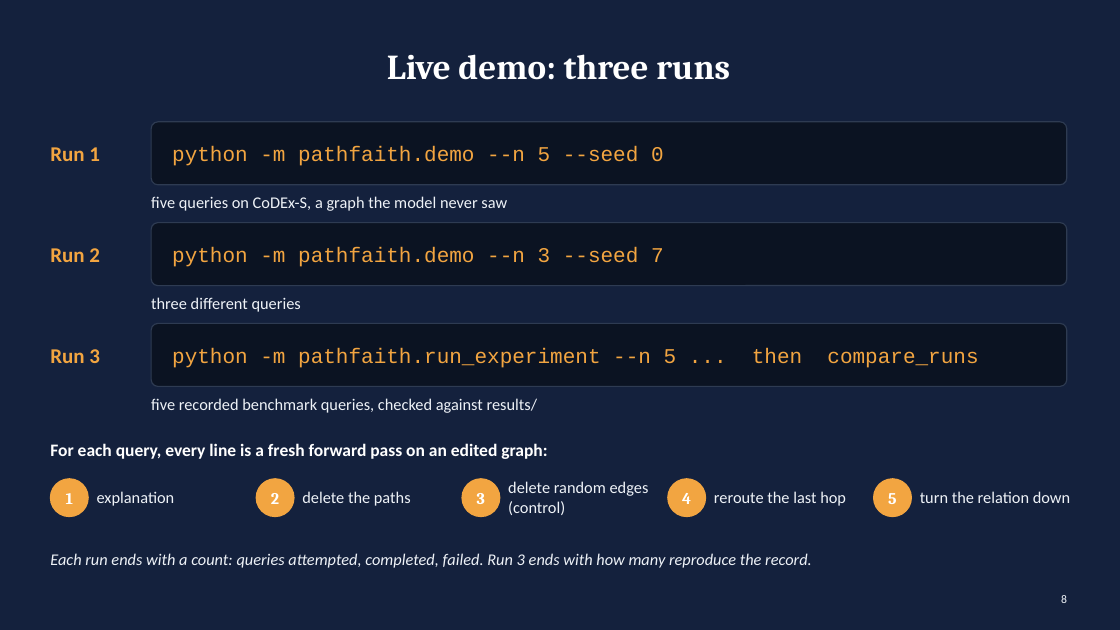
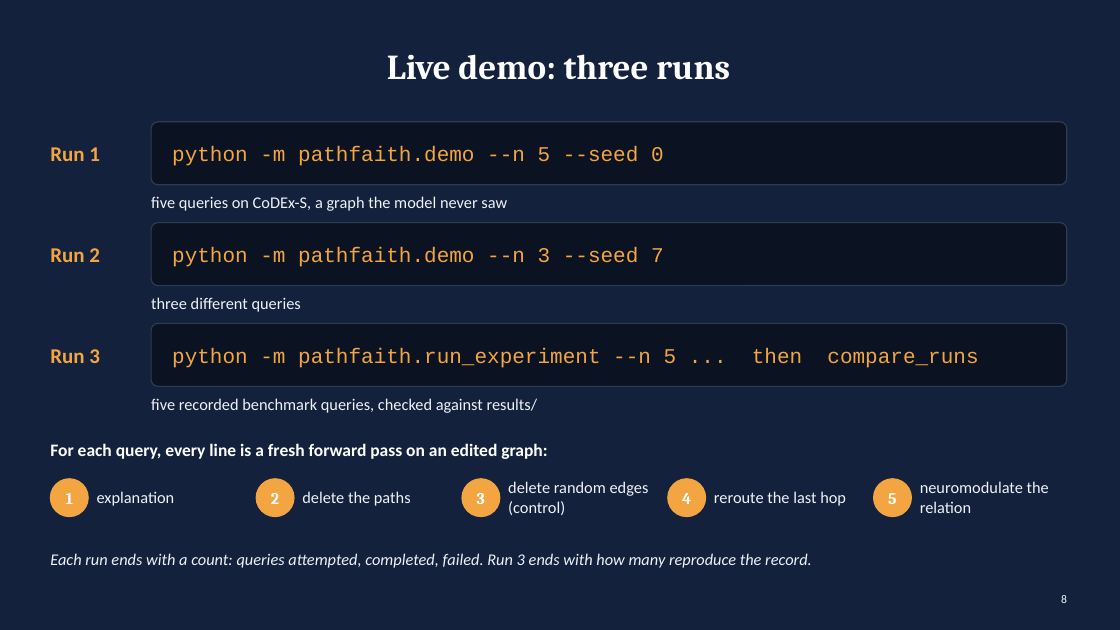
Before and after one commit to shadi97kh/nbfnet-path-faithfulness, a slide deck: slide 8 of presentation/NBFNet_Path_Faithfulness.pptx. Drawn at 1120x630 pixels with LibreOffice and Linux fonts; fonts in the diff are those of the drawing. Boxes give left, top, right and bottom in pixels: in the first picture for what was removed or moved away, otherwise in the second. Text is boxed around its words. In the diff, an @@ line names an element or a change of style, - is before the commit and + after.

Commit message:
Save the notebook with the outputs of a complete run
Also a where-each-part-lives table in the README, and neuromodulation named
on slides 4, 8 and 15.

```diff
--- a/presentation/NBFNet_Path_Faithfulness.pptx
+++ b/presentation/NBFNet_Path_Faithfulness.pptx
@@ text at [920, 481, 1049, 513]: text changed @@
-turn the relation down
+neuromodulate the relation
```
Also in this commit, not shown: 2 other slides changed, 2 other files.
